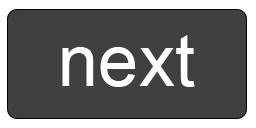
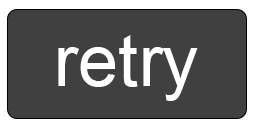
Two versions of the same layered image (256px x 128px). Layer-by-layer changes:
added layer "retry" above "next" over [58, 35, 198, 101]
hid "next" over [62, 35, 195, 87]
